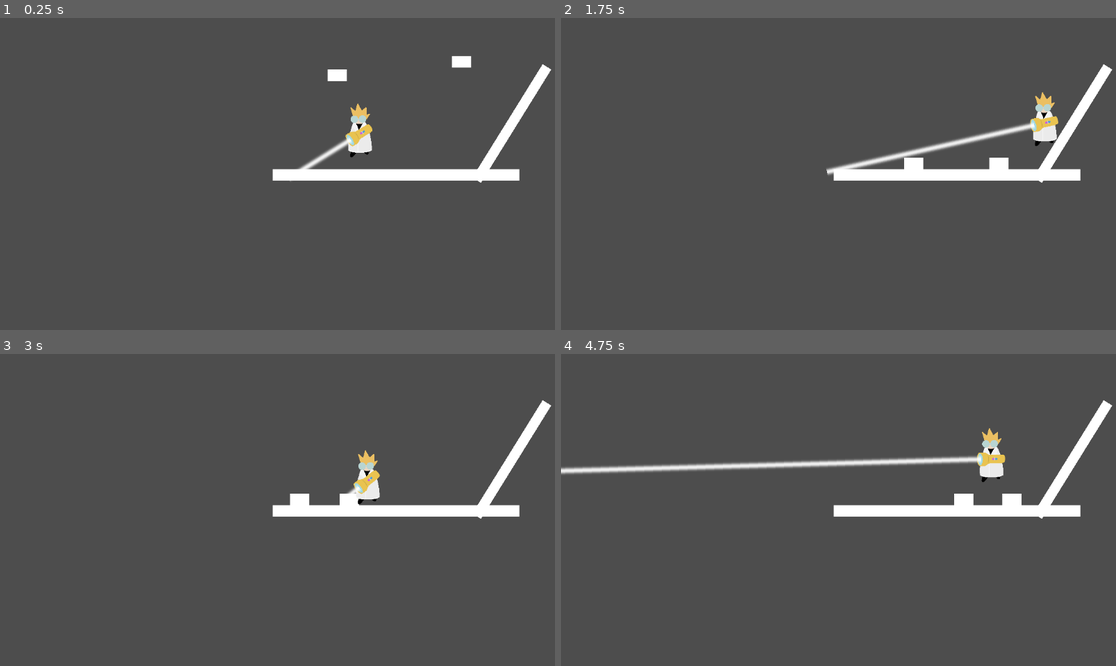
Above: before the commit, frames 1-4 (two rows, left to right).
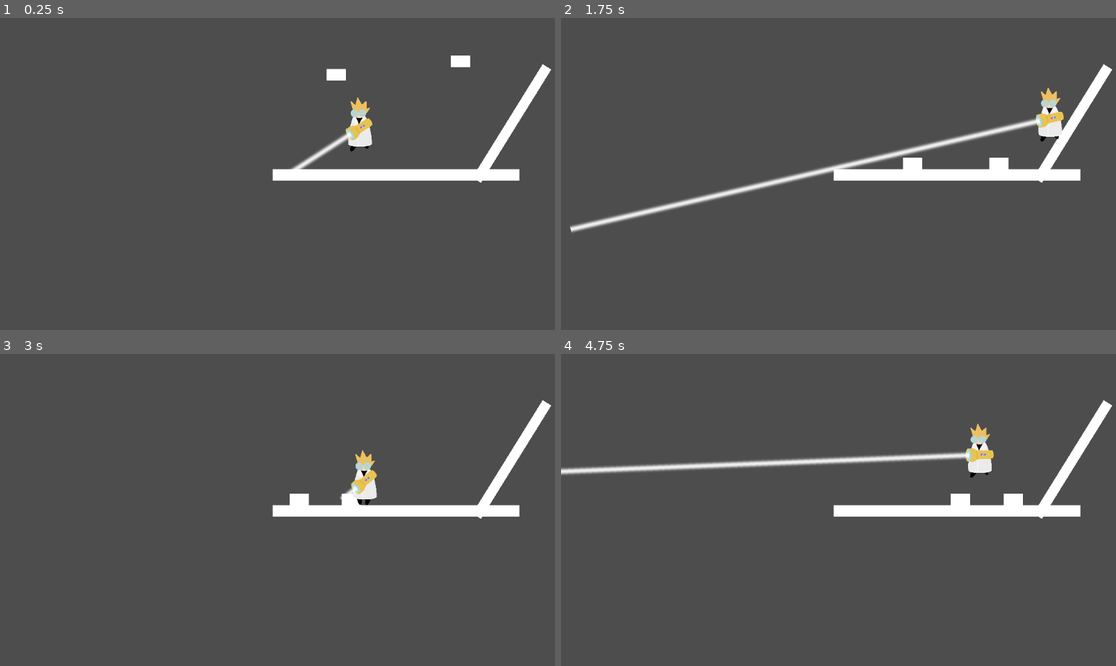
Above: after the commit, the same moments.

Repository: rafesholler/GMTK-2024
Game: Godot game, scene res://levels/test.tscn
Same seed, same stepped clock (60 frames per second), same inputs: the game is played once before the commit and once after it.
Inputs (mouse positions are in pixels of both pictures, inside the frame that each line leads up to):
- Up to frame 1 (0.25 s): no input
- Up to frame 2 (1.75 s): move the mouse to (960, 158) at 0.52 s; hold E (Enlarge) 0.53-1.28 s; hold D (Right) from 0.53 s (still down); tap Space (Jump) at 0.77, 1.52 s; move the mouse to (727, 189) at 1.27 s; tap Q (Shrink) at 1.35 s
- Up to frame 3 (3 s): move the mouse to (333, 441) at 2.02 s; release D (Right) at 2.03 s; hold A (Left) 2.03-2.78 s; hold E (Enlarge) 2.03-2.78 s; move the mouse to (249, 572) at 2.77 s; hold D (Right) from 2.78 s (still down); tap Q (Shrink) at 2.85 s
- Up to frame 4 (4.75 s): tap Space (Jump) at 3.02, 3.77, 4.52 s; move the mouse to (1005, 556) at 3.52 s; hold E (Enlarge) 3.53-4.28 s; move the mouse to (672, 463) at 4.27 s; release D (Right) at 4.28 s; hold A (Left) from 4.28 s (still down); tap Q (Shrink) at 4.35 s

The runs differ from the first frame. In frame 1, 0.9% of the frame differs, in the area x 52-85%, y 12-53%; in frame 2, 2.7%, in the area x 1-91%, y 22-69%; in frame 3, 0.4%; in frame 4, 2.4%.

Commit message:
Tutorial Scene
Also created the scaleable body

Diff:
--- a/Testing/Scenes and Scripts/test_scene.tscn
+++ b/Testing/Scenes and Scripts/test_scene.tscn
@@ -23,7 +23,6 @@
 position = Vector2(245, -124)
 collision_mask = 7
 script = ExtResource("5_10vdb")
-base_scale = 1.5
 
 [node name="Sprite2D" type="Sprite2D" parent="Object"]
 scale = Vector2(0.5, 0.5)
--- /dev/null
+++ b/Testing/scaleable_object.tscn
@@ -0,0 +1,35 @@
+[gd_scene load_steps=5 format=3 uid="uid://7r1pn1ewbul8"]
+
+[ext_resource type="Script" path="res://Testing/Scenes and Scripts/object.gd" id="1_e8gyx"]
+[ext_resource type="Texture2D" uid="uid://c2q1xsr57u5cx" path="res://icon.svg" id="2_r47v4"]
+
+[sub_resource type="RectangleShape2D" id="RectangleShape2D_b1oc0"]
+size = Vector2(128, 128)
+
+[sub_resource type="RectangleShape2D" id="RectangleShape2D_elqg1"]
+size = Vector2(128, 128)
+
+[node name="Object" type="RigidBody2D"]
+position = Vector2(245, -124)
+collision_mask = 7
+script = ExtResource("1_e8gyx")
+
+[node name="Sprite2D" type="Sprite2D" parent="."]
+scale = Vector2(0.5, 0.5)
+texture = ExtResource("2_r47v4")
+
+[node name="CollisionShape2D" type="CollisionShape2D" parent="."]
+scale = Vector2(0.5, 0.5)
+shape = SubResource("RectangleShape2D_b1oc0")
+
+[node name="Area2D" type="Area2D" parent="."]
+collision_layer = 16
+collision_mask = 8
+monitorable = false
+
+[node name="CollisionShape2D" type="CollisionShape2D" parent="Area2D"]
+scale = Vector2(0.5, 0.5)
+shape = SubResource("RectangleShape2D_elqg1")
+
+[connection signal="area_entered" from="Area2D" to="." method="_on_area_2d_area_entered"]
+[connection signal="area_exited" from="Area2D" to="." method="_on_area_2d_area_exited"]
--- /dev/null
+++ b/levels/tutorial.tscn
@@ -0,0 +1,46 @@
+[gd_scene load_steps=6 format=3 uid="uid://bgf885yelkp5q"]
+
+[ext_resource type="PackedScene" uid="uid://ba400k2p67nde" path="res://characters/player.tscn" id="1_0hbie"]
+[ext_resource type="PackedScene" uid="uid://7r1pn1ewbul8" path="res://Testing/scaleable_object.tscn" id="3_27hkw"]
+
+[sub_resource type="RectangleShape2D" id="RectangleShape2D_ydepv"]
+size = Vector2(277.5, 56)
+
+[sub_resource type="RectangleShape2D" id="RectangleShape2D_lvdwc"]
+size = Vector2(588.5, 45)
+
+[sub_resource type="RectangleShape2D" id="RectangleShape2D_e6qcp"]
+size = Vector2(961, 87)
+
+[node name="Tutorial" type="Node2D"]
+
+[node name="Player" parent="." instance=ExtResource("1_0hbie")]
+position = Vector2(126, -89)
+
+[node name="Camera2D" type="Camera2D" parent="Player"]
+
+[node name="Ground" type="StaticBody2D" parent="."]
+
+[node name="CollisionShape2D2" type="CollisionShape2D" parent="Ground"]
+position = Vector2(986, 139)
+rotation = 1.5708
+shape = SubResource("RectangleShape2D_ydepv")
+
+[node name="CollisionShape2D3" type="CollisionShape2D" parent="Ground"]
+position = Vector2(1309, 255)
+shape = SubResource("RectangleShape2D_lvdwc")
+
+[node name="CollisionShape2D4" type="CollisionShape2D" parent="Ground"]
+position = Vector2(1631, 140)
+rotation = 1.5708
+shape = SubResource("RectangleShape2D_ydepv")
+
+[node name="CollisionShape2D" type="CollisionShape2D" parent="Ground"]
+position = Vector2(479.5, 44)
+shape = SubResource("RectangleShape2D_e6qcp")
+
+[node name="Object2" parent="." instance=ExtResource("3_27hkw")]
+position = Vector2(359, -65)
+
+[node name="Object3" parent="." instance=ExtResource("3_27hkw")]
+position = Vector2(509, -35)
--- a/project.godot
+++ b/project.godot
@@ -54,3 +54,7 @@
 2d_physics/layer_3="Enemy"
 2d_physics/layer_4="ScaleRay"
 2d_physics/layer_5="ScaleObj"
+
+[physics]
+
+common/physics_ticks_per_second=120
